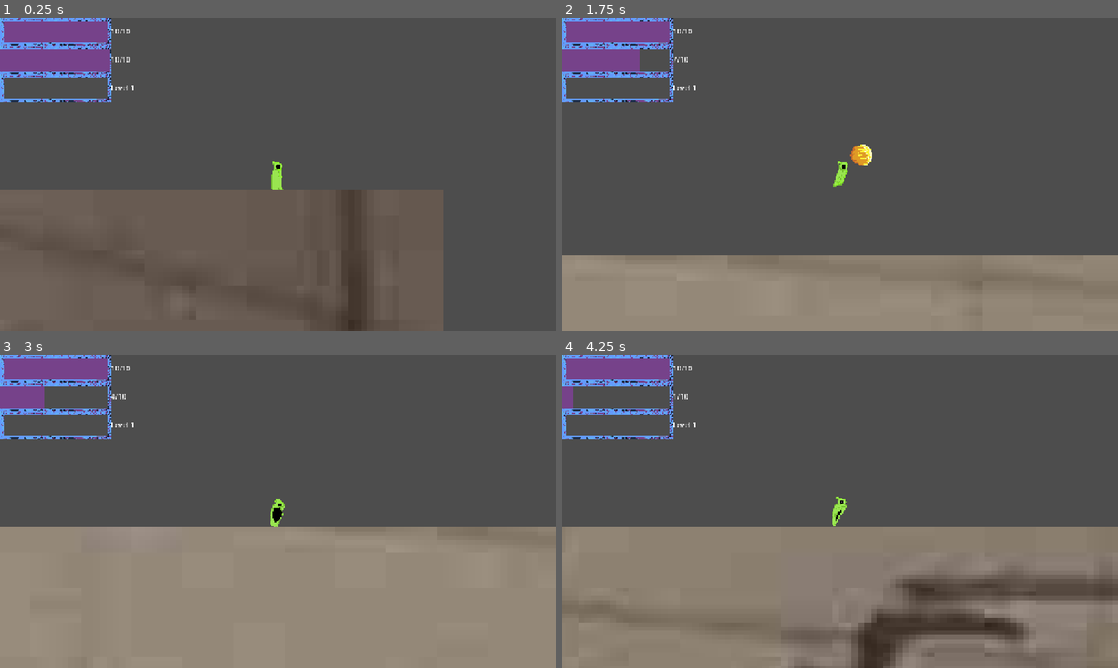
Above: before the commit, frames 1-4 (two rows, left to right).
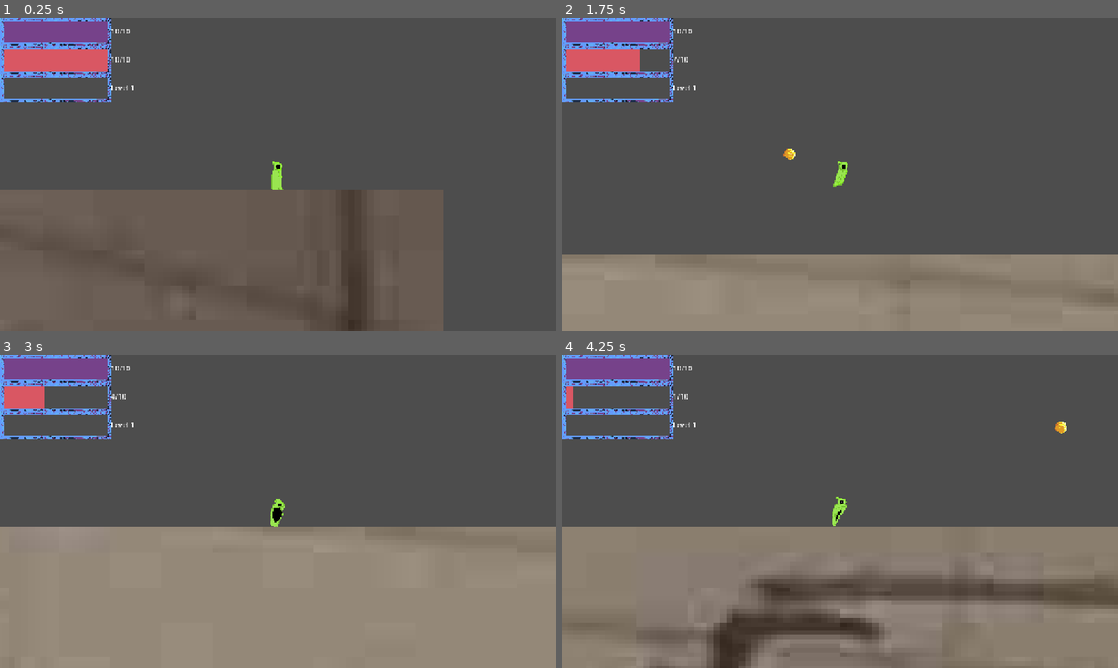
Above: after the commit, the same moments.

Repository: BigGaetan/Doom-rogue-like
Game: Godot game, scene res://scenes/level.tscn
The game is run twice, just before and just after one commit, with the same random seed, the same clock (stepped at 60 frames per second) and the same inputs.
Inputs:
- Up to frame 1 (0.25 s): no input
- Up to frame 2 (1.75 s): tap Enter (ui_accept) at 0.5, 0.77, 1.25, 1.52 s; hold Right (ui_right) from 0.53 s (still down); tap E (cast_spell) at 0.6, 1.35 s
- Up to frame 3 (3 s): release Right (ui_right) at 2.03 s; hold Left (ui_left) 2.03-2.78 s; tap E (cast_spell) at 2.1, 2.85 s; hold Right (ui_right) from 2.78 s (still down)
- Up to frame 4 (4.25 s): keep holding Right (ui_right); tap Enter (ui_accept) at 3.02, 3.77 s; tap E (cast_spell) at 3.6 s

The runs differ from the first frame. In frame 1, 1.4% of the frame differs, in the area x 0-20%, y 10-18%; in frame 2, 1.5%; in frame 3, 0.6%; in frame 4, 10%, in the area x 0-100%, y 10-100%.

Commit message:
modifie fireball

Diff:
--- a/project.godot
+++ b/project.godot
@@ -49,6 +49,13 @@
 ]
 }
 
+[layer_names]
+
+2d_physics/layer_1="Player"
+2d_physics/layer_2="Enemy"
+2d_physics/layer_3="World"
+2d_physics/layer_4="Projectile"
+
 [physics]
 
 3d/physics_engine="Jolt Physics"
--- a/scenes/fireball.tscn
+++ b/scenes/fireball.tscn
@@ -42,13 +42,19 @@
 [sub_resource type="CircleShape2D" id="CircleShape2D_1gl40"]
 radius = 1.0
 
-[node name="Fireball" type="CharacterBody2D" unique_id=1227648738]
+[node name="Fireball" type="Area2D" unique_id=1472277266]
+disable_mode = 2
+collision_layer = 8
+collision_mask = 6
 script = ExtResource("1_3s14c")
 
 [node name="AnimatedSprite2D" type="AnimatedSprite2D" parent="." unique_id=791180815]
 position = Vector2(7.450581e-09, 2.2351742e-08)
-scale = Vector2(0.0625, 0.0625)
+scale = Vector2(0.033, 0.033)
 sprite_frames = SubResource("SpriteFrames_cb14k")
 
 [node name="CollisionShape2D" type="CollisionShape2D" parent="." unique_id=1081044797]
+scale = Vector2(0.5, 0.5)
 shape = SubResource("CircleShape2D_1gl40")
+
+[connection signal="body_entered" from="." to="." method="_on_body_entered"]
--- a/scenes/hud.tscn
+++ b/scenes/hud.tscn
@@ -3,8 +3,8 @@
 [ext_resource type="Script" uid="uid://bo0dbw4x66m2x" path="res://scripts/hud.gd" id="1_ahhtf"]
 [ext_resource type="Texture2D" uid="uid://mc7nr3lkugc8" path="res://sprite/mage/default/sprite/ui/barre mana/manabarre1.png" id="2_6fi6k"]
 [ext_resource type="Texture2D" uid="uid://c05f67p2x2qaq" path="res://sprite/mage/default/sprite/ui/barre mana/pv-barre2.png" id="3_047uy"]
-[ext_resource type="Texture2D" uid="uid://bx1c6vl6eypnx" path="res://sprite/mage/default/sprite/ui/barre mana/manabarre2.png" id="3_uo2fv"]
 [ext_resource type="Texture2D" uid="uid://gggx0783d0nr" path="res://sprite/mage/default/sprite/ui/barre mana/xp-barre2.png" id="4_047uy"]
+[ext_resource type="Texture2D" uid="uid://bq1qgdw6k0vgu" path="res://sprite/mage/default/sprite/ui/barre mana/mana-barre2.png" id="4_uo2fv"]
 
 [node name="HUD" type="CanvasLayer" unique_id=180075437]
 script = ExtResource("1_ahhtf")
@@ -28,7 +28,7 @@
 offset_right = 256.0
 offset_bottom = 129.0
 texture_under = ExtResource("2_6fi6k")
-texture_progress = ExtResource("3_uo2fv")
+texture_progress = ExtResource("4_uo2fv")
 
 [node name="ManaLabel" type="Label" parent="." unique_id=1039498214]
 offset_left = 256.0
--- a/scenes/plateform.tscn
+++ b/scenes/plateform.tscn
@@ -6,6 +6,8 @@
 size = Vector2(900, 129)
 
 [node name="Plateform" type="StaticBody2D" unique_id=1565322016]
+collision_layer = 4
+collision_mask = 15
 
 [node name="Sprite2D" type="Sprite2D" parent="." unique_id=1084115339]
 scale = Vector2(0.58550066, 0.3976923)
--- a/scenes/player.tscn
+++ b/scenes/player.tscn
@@ -214,6 +214,7 @@
 height = 2.6
 
 [node name="Player" type="CharacterBody2D" unique_id=111970798]
+collision_mask = 6
 script = ExtResource("1_g2els")
 
 [node name="AnimatedSprite2D" type="AnimatedSprite2D" parent="." unique_id=38957576]
@@ -221,7 +222,7 @@
 scale = Vector2(0.041116804, 0.043243542)
 sprite_frames = SubResource("SpriteFrames_60mlk")
 animation = &"cast"
-frame_progress = 0.55483747
+frame_progress = 0.66205794
 
 [node name="CollisionShape2D" type="CollisionShape2D" parent="." unique_id=2073408532]
 position = Vector2(-0.1, 0.1)
--- a/scripts/fireball.gd
+++ b/scripts/fireball.gd
@@ -1,10 +1,19 @@
-extends CharacterBody2D
+extends Area2D
 
 
 var speed = 50.0
 var direction = 1
 
 
-func _physics_process(delta: float):
-	velocity.x = speed * direction
-	move_and_slide()
+func _physics_process(delta):
+	position.x += speed * direction * delta
+
+
+func _on_body_entered(body):
+	if body.has_method("take_damage"):
+		body.take_damage(25)
+
+	explode()
+
+func explode():
+	queue_free()
--- a/scripts/player.gd
+++ b/scripts/player.gd
@@ -62,8 +62,6 @@
 
 	if is_casting:
 		cast_timer -= delta
-
-
 		velocity.x = 0  # enlever cette ligne pour ne pas bloquer le déplacement pendant de cast
 
 		if cast_timer <= 0:
Not shown, added: sprite/mage/default/sprite/ennemy/01/idle/Enemy01-idle.png.import
Not shown, added: sprite/mage/default/sprite/ennemy/01/idle/Enemy01-running.png.import
Not shown, added: sprite/mage/default/sprite/ui/barre mana/mana-barre2.png.import
